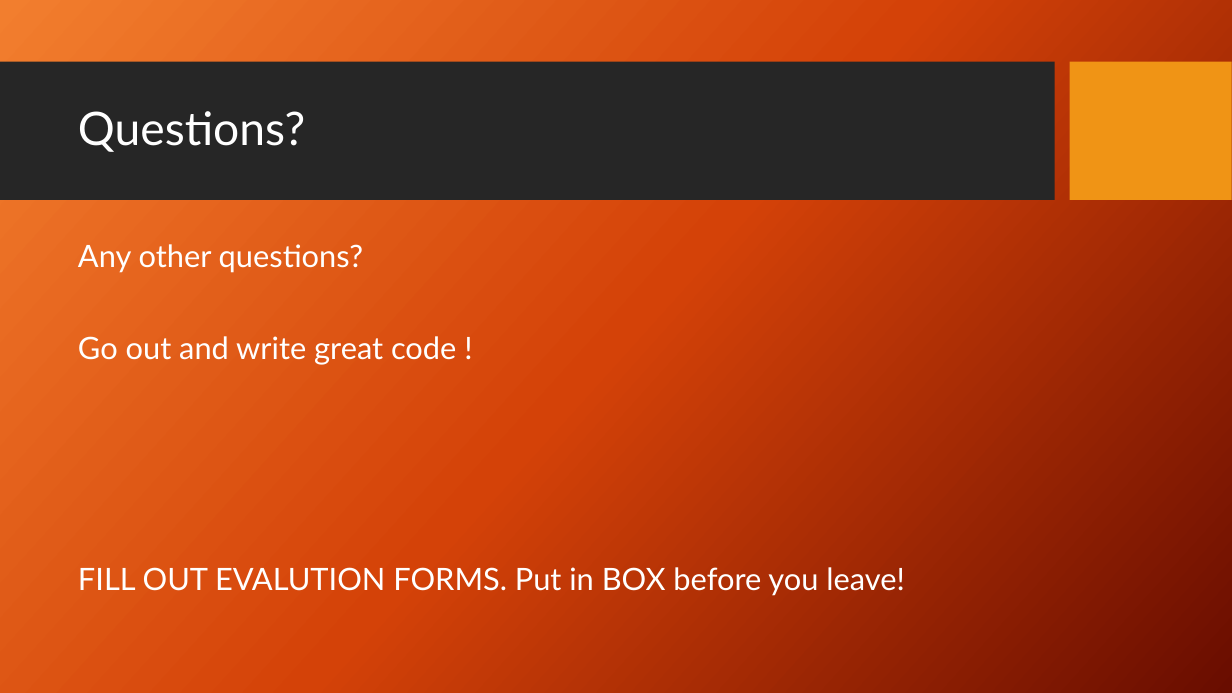
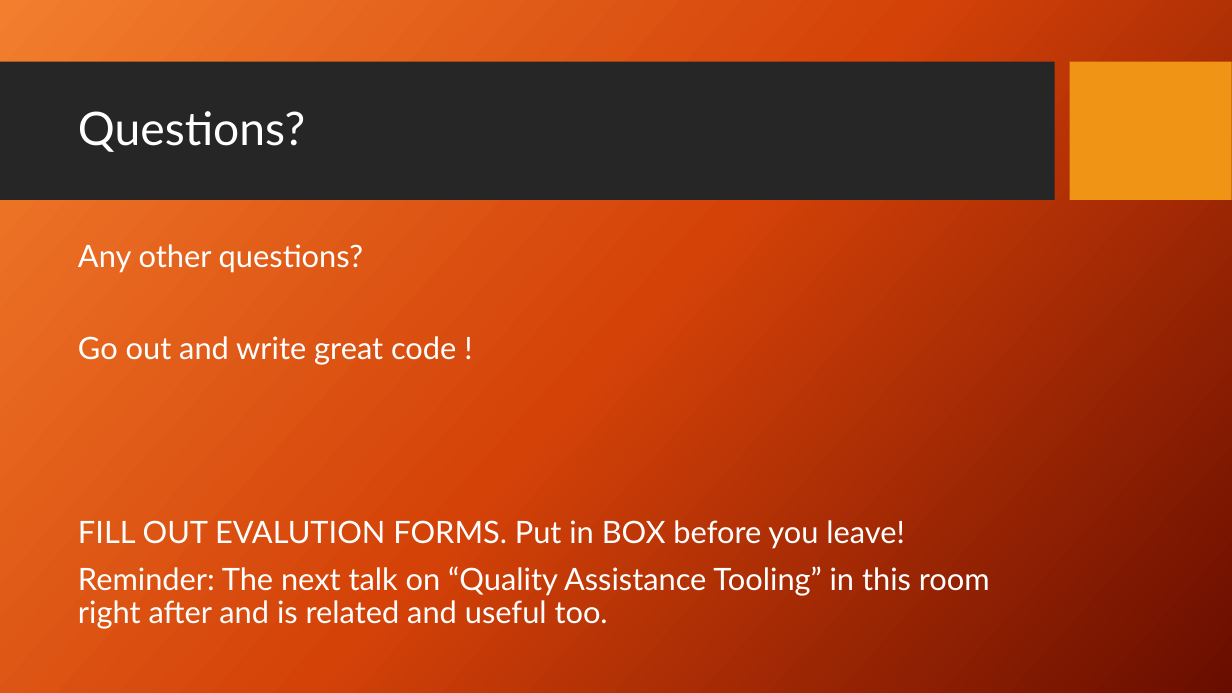
Before and after one commit to PrincetonUniversity/software_testing, a slide deck: slide 21 of UnitTestingSlides.pptx (slide 20 before the commit). Drawn at 1232x693 pixels with LibreOffice and Linux fonts; fonts in the diff are those of the drawing; background and template pictures are left out. Boxes give left, top, right and bottom in pixels: in the first picture for what was removed or moved away, otherwise in the second. Text is boxed around its words. In the diff, an @@ line names an element or a change of style, - is before the commit and + after.

Commit message:
Update slides with reminder for next talk

```diff
--- a/UnitTestingSlides.pptx
+++ b/UnitTestingSlides.pptx
@@ text at box(78, 566, 990, 629): paragraph added @@
+Reminder: The next talk on “Quality Assistance Tooling” in this room right after and is related and useful too.
```
Also in this commit, not shown: 2 other slides changed, 1 slide added.
